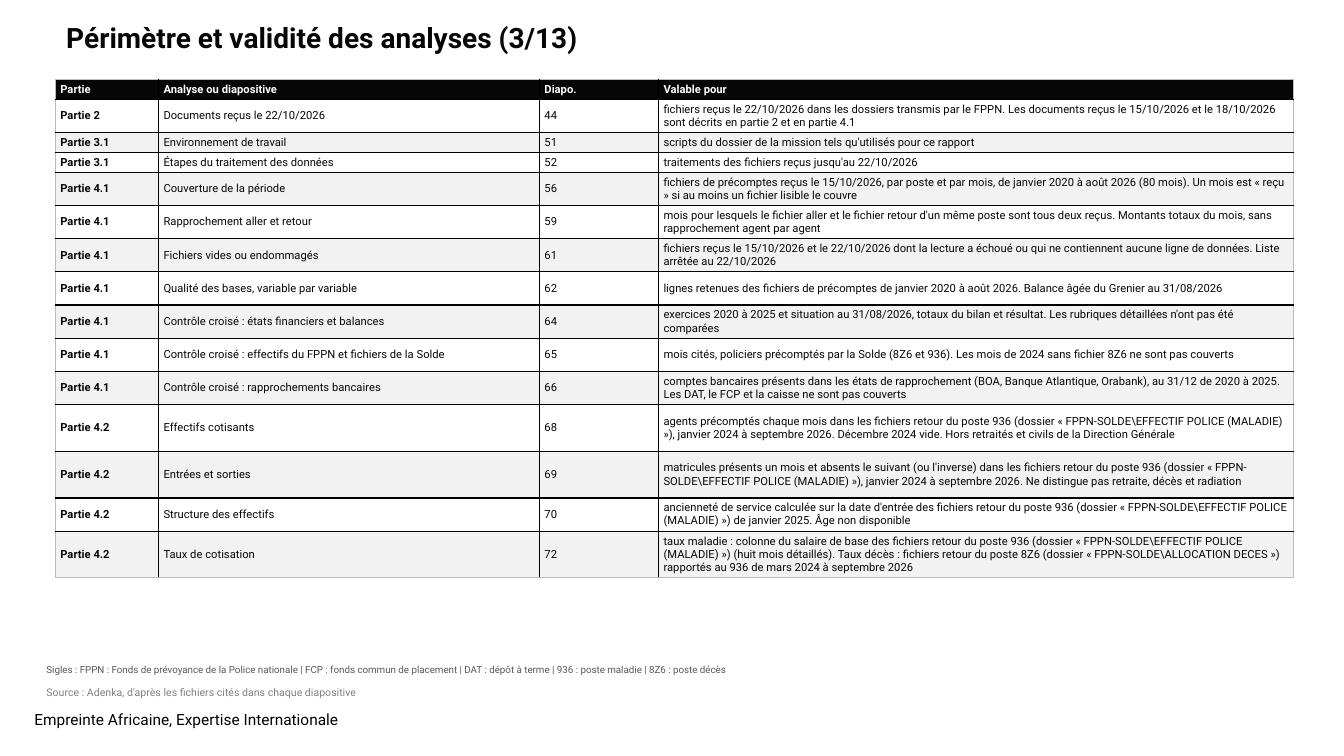
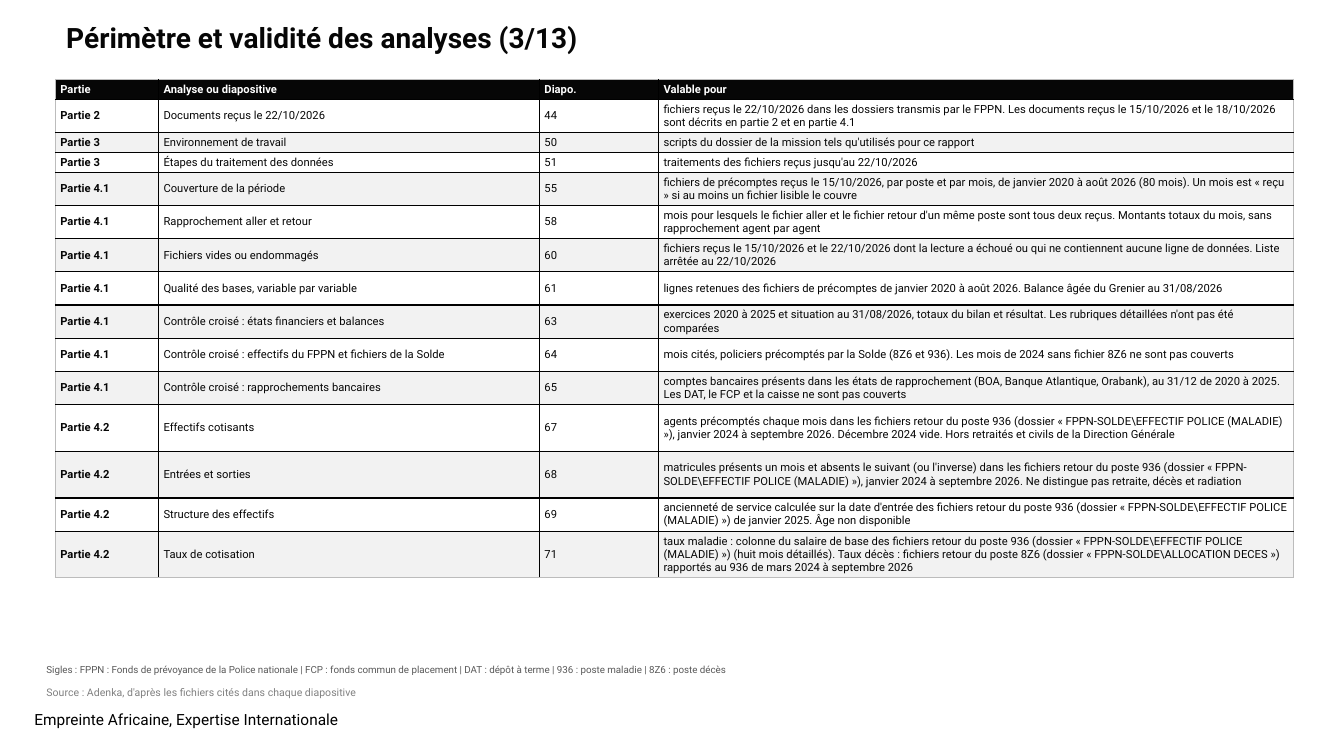
Before and after one commit to siakoel-art/FPPN, a slide deck: slide 270 of rapport/FPPN_Rapport_actuariel_statistique_20261109.pptx (slide 271 before the commit). Drawn at 1344x756 pixels with LibreOffice and Linux fonts; fonts in the diff are those of the drawing; background and template pictures are left out. Boxes give left, top, right and bottom in pixels: in the first picture for what was removed or moved away, otherwise in the second. Text is boxed around its words. In the diff, an @@ line names an element or a change of style, - is before the commit and + after.

```diff
--- a/rapport/FPPN_Rapport_actuariel_statistique_20261109.pptx
+++ b/rapport/FPPN_Rapport_actuariel_statistique_20261109.pptx
@@ table at box(55, 80, 1294, 579) @@
-row 3, column 1: Partie 3.1
+row 3, column 1: Partie 3
-row 3, column 3: 51
+row 3, column 3: 50
-row 4, column 1: Partie 3.1
+row 4, column 1: Partie 3
-row 4, column 3: 52
+row 4, column 3: 51
-row 5, column 3: 56
+row 5, column 3: 55
-row 6, column 3: 59
+row 6, column 3: 58
-row 7, column 3: 61
+row 7, column 3: 60
-row 8, column 3: 62
+row 8, column 3: 61
-row 9, column 3: 64
+row 9, column 3: 63
-row 10, column 3: 65
+row 10, column 3: 64
-row 11, column 3: 66
+row 11, column 3: 65
-row 12, column 3: 68
+row 12, column 3: 67
-row 13, column 3: 69
+row 13, column 3: 68
-row 14, column 3: 70
+row 14, column 3: 69
-row 15, column 3: 72
+row 15, column 3: 71
```
Also in this commit, not shown: 77 other slides changed, 1 slide removed, 11 other files.
